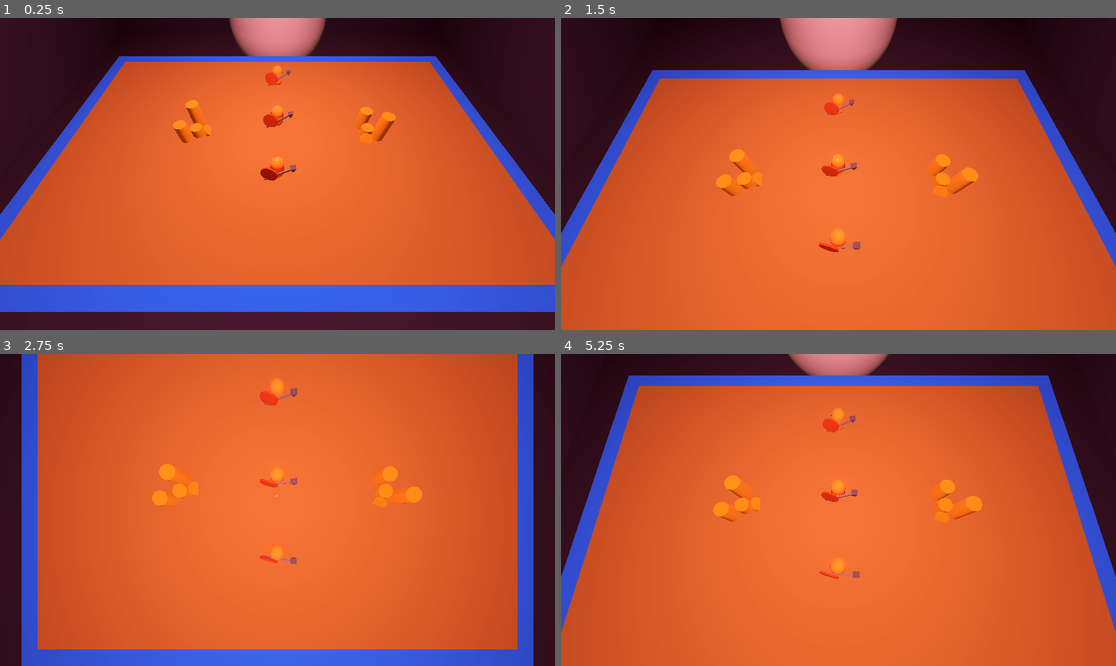
Above: before the commit, frames 1-4 (two rows, left to right).
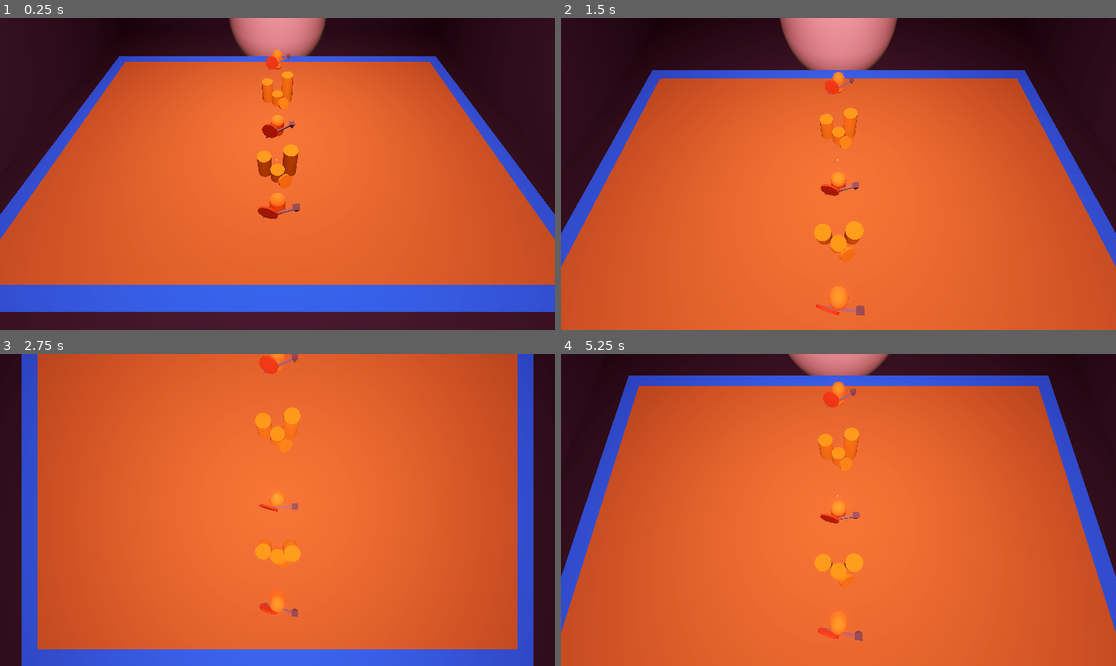
Above: after the commit, the same moments.

Repository: Bryan-Wang-105/card_game
Game: Godot game, scene res://world.tscn
The game is run twice, just before and just after one commit, with the same random seed, the same clock (stepped at 60 frames per second) and the same inputs.
Inputs (mouse positions are in pixels of both pictures, inside the frame that each line leads up to):
- Up to frame 1 (0.25 s): no input
- Up to frame 2 (1.5 s): tap Enter at 0.5 s; move the mouse to (960, 158) at 0.52 s; tap S (s) at 0.6 s; tap W (w) at 0.8, 1.35 s; move the mouse to (727, 189) at 1.27 s
- Up to frame 3 (2.75 s): tap S (s) at 1.55 s; tap Space at 2 s; move the mouse to (333, 441) at 2.02 s; click (333, 441) at 2.1 s; tap W (w) at 2.3 s
- Up to frame 4 (5.25 s): move the mouse to (810, 572) at 2.77 s; right-click (810, 572) at 2.85 s; tap S (s) at 3.05, 3.6, 4.55 s; move the mouse to (1005, 556) at 3.52 s; tap W (w) at 3.8 s; tap Enter at 4.25 s; move the mouse to (672, 463) at 4.27 s; tap Mouse wheel down (scroll_down) at 4.35 s; tap Space at 5 s; move the mouse to (866, 510) at 5.02 s; hold Mouse wheel up (scroll_up) from 5.03 s (still down)

The runs differ from the first frame. In frame 1, 2.9% of the frame differs, in the area x 31-72%, y 10-65%; in frame 2, 3.4%, in the area x 27-76%, y 17-96%; in frame 3, 2.8%; in frame 4, 3.2%.

Commit message:
Added mesh spawning based on conditions and placement onto designated spots

Diff:
--- /dev/null
+++ b/MapManager.gd
@@ -0,0 +1,131 @@
+extends StaticBody3D
+
+@onready var starting_point: Node3D = $"Starting point"
+
+var path_to_combat = "res://3D_art/CombatEvent/CombatEvent.tscn"
+var path_to_shop = "res://3D_art/ShopEvent/ShopEvent.tscn"
+var available_nodes = []
+
+var layers := 5
+var nodes_per_layer := [5, 3, 4, 3, 1]  # Number of nodes per layer
+var nodes := []  # Array to store nodes
+var paths := []  # Array to store paths (connections between nodes)
+
+# Called when the node enters the scene tree for the first time.
+func _ready() -> void:
+	place_events()
+	#generate_nodes_and_paths()
+
+func place_events():
+	var toSpawnCombat = load(path_to_combat)
+	var toSpawnShop = load(path_to_shop)
+	var scene_instance
+	var start_node = get_node("Starting point")
+	var node_pos
+
+	for i in range(5):
+		node_pos = start_node.get_child(i)
+
+		if i % 2 == 0:
+			# Create an instance of the combat
+			scene_instance = toSpawnCombat.instantiate()
+		else:
+			# Create an instance of the shop
+			scene_instance = toSpawnShop.instantiate()
+
+		print(node_pos)
+		print(node_pos.position)
+		# Set the position of the new instance to the position of the specified node
+		scene_instance.position = node_pos.position
+		scene_instance.position.y = node_pos.position.y + .15
+
+		# Add the instance to the current scene
+		add_child(scene_instance)
+
+		# Reset node pos
+		node_pos = get_node("Starting point")
+
+# Generates the nodes and paths as arrays
+func generate_nodes_and_paths():
+	for layer_index in range(layers):
+		var current_layer_nodes := []
+
+		# Generate nodes for each layer (store their unique IDs)
+		for node_index in range(nodes_per_layer[layer_index]):
+			current_layer_nodes.append("Node_%d_%d" % [layer_index, node_index])
+
+		nodes.append(current_layer_nodes)
+
+		# Connect the nodes from the previous layer to the current layer
+		if layer_index > 0:
+			connect_nodes_without_intersections(nodes[layer_index - 1], current_layer_nodes)
+
+	print("Nodes: ", nodes)
+	print("Paths: ", paths)
+
+	available_nodes = nodes[0]
+
+# Ensures nodes are connected without intersections
+func connect_nodes_without_intersections(previous_layer: Array, current_layer: Array):
+	var previous_size = previous_layer.size()
+	var current_size = current_layer.size()
+
+	for i in range(previous_size):
+		# Map the node in the previous layer to an index range in the current layer
+		var start_index = int(floor(float(i) * current_size / previous_size))
+		var end_index = int(ceil(float(i + 1) * current_size / previous_size)) - 1
+
+		# Ensure no overlapping connections, connect to nodes within the calculated range
+		for j in range(start_index, end_index + 1):
+			if j < current_size:
+				paths.append([previous_layer[i], current_layer[j]])
+				break  # Ensure at least one connection
+
+	# Optionally, add additional connections without crossing existing ones
+	for i in range(previous_size):
+		var start_index := int(floor(float(i) * current_size / previous_size))
+		var end_index := int(ceil(float(i + 1) * current_size / previous_size)) - 1
+
+		if current_size > 1:
+			for j in range(start_index + 1, end_index + 1):
+				if j < current_size and !is_path_exists(previous_layer[i], current_layer[j]):
+					paths.append([previous_layer[i], current_layer[j]])
+
+# Checks if a path between two nodes already exists
+func is_path_exists(node_a: String, node_b: String) -> bool:
+	for path in paths:
+		if path[0] == node_a and path[1] == node_b:
+			return true
+	return false
+
+func get_available_nodes():
+	print("AVAILABLE NODES")
+	print(available_nodes)
+	return available_nodes
+
+func clear_map():
+	var index = 0
+
+	for child in get_children():
+		if index == 0:
+			pass
+		else:
+			child.visible = false
+			child.disabled = true
+		index += 1
+
+func restore_map():
+	var index = 0
+
+	for child in get_children():
+		if index == 0:
+			pass
+		else:
+			child.visible = true
+			child.disabled = false
+		index += 1
+
+	update_available_nodes()
+
+func update_available_nodes():
+	available_nodes[0] += 1
--- a/map.tscn
+++ b/MapManager.tscn
@@ -1,8 +1,8 @@
 [gd_scene load_steps=7 format=3 uid="uid://bd7vo3klebdfh"]
 
-[ext_resource type="Script" path="res://map.gd" id="1_lus7j"]
-[ext_resource type="PackedScene" uid="uid://8svsqy8tlfqk" path="res://3D_art/CombatEvent/CombatEvent.tscn" id="2_lyc5i"]
-[ext_resource type="PackedScene" uid="uid://evrr3eu16wif" path="res://3D_art/ShopEvent/ShopEvent.tscn" id="3_atvfp"]
+[ext_resource type="Script" path="res://MapManager.gd" id="1_dya81"]
+[ext_resource type="PackedScene" uid="uid://8svsqy8tlfqk" path="res://3D_art/CombatEvent/CombatEvent.tscn" id="2_pawlb"]
+[ext_resource type="PackedScene" uid="uid://evrr3eu16wif" path="res://3D_art/ShopEvent/ShopEvent.tscn" id="3_4iwto"]
 
 [sub_resource type="ConcavePolygonShape3D" id="ConcavePolygonShape3D_w7hrv"]
 data = PackedVector3Array(-1.4, 0.025, 0.9, 1.4, 0.025, 0.9, -1.4, -0.025, 0.9, 1.4, 0.025, 0.9, 1.4, -0.025, 0.9, -1.4 …(572 unchanged characters)…
@@ -15,7 +15,7 @@
 
 [node name="Map" type="StaticBody3D" groups=["map"]]
 collision_layer = 3
-script = ExtResource("1_lus7j")
+script = ExtResource("1_dya81")
 
 [node name="MapCollider" type="CollisionShape3D" parent="."]
 shape = SubResource("ConcavePolygonShape3D_w7hrv")
@@ -25,17 +25,39 @@
 skeleton = NodePath("")
 surface_material_override/0 = SubResource("StandardMaterial3D_7qnal")
 
-[node name="CombatEvent" parent="." instance=ExtResource("2_lyc5i")]
+[node name="CombatEvent" parent="." instance=ExtResource("2_pawlb")]
 transform = Transform3D(1, 0, 0, 0, 1, 0, 0, 0, 1, -0.00177759, 0.101623, 0.3138)
+visible = false
 
-[node name="CombatEvent2" parent="." instance=ExtResource("2_lyc5i")]
+[node name="CombatEvent2" parent="." instance=ExtResource("2_pawlb")]
 transform = Transform3D(1, 0, 0, 0, 1, 0, 0, 0, 1, -0.00177759, 0.10821, -0.0996839)
+visible = false
 
-[node name="CombatEvent3" parent="." instance=ExtResource("2_lyc5i")]
+[node name="CombatEvent3" parent="." instance=ExtResource("2_pawlb")]
 transform = Transform3D(1, 0, 0, 0, 1, 0, 0, 0, 1, -0.00177759, 0.11035, -0.558691)
+visible = false
 
-[node name="ShopEvent" parent="." instance=ExtResource("3_atvfp")]
-transform = Transform3D(0.468007, 0, 0.883725, 0, 1, 0, -0.883725, 0, 0.468007, -0.548445, 0.117126, -0.0221092)
+[node name="ShopEvent" parent="." instance=ExtResource("3_4iwto")]
+transform = Transform3D(0.468007, 0, 0.883725, 0, 1, 0, -0.883725, 0, 0.468007, -0.548445, 0.140638, -0.0221092)
+visible = false
 
-[node name="ShopEvent2" parent="." instance=ExtResource("3_atvfp")]
-transform = Transform3D(0.626087, 0, -0.779753, 0, 1, 0, 0.779753, 0, 0.626087, 0.605931, 0.117126, -0.0221092)
+[node name="ShopEvent2" parent="." instance=ExtResource("3_4iwto")]
+transform = Transform3D(0.626087, 0, -0.779753, 0, 1, 0, 0.779753, 0, 0.626087, 0.605931, 0.140069, -0.0221092)
+visible = false
+
+[node name="Starting point" type="Node3D" parent="."]
+
+[node name="1" type="Node3D" parent="Starting point"]
+transform = Transform3D(1, 0, 0, 0, 1, 0, 0, 0, 1, 0, 0, 0.560369)
+
+[node name="2" type="Node3D" parent="Starting point"]
+transform = Transform3D(1, 0, 0, 0, 1, 0, 0, 0, 1, 0, 0, 0.330977)
+
+[node name="3" type="Node3D" parent="Starting point"]
+transform = Transform3D(1, 0, 0, 0, 1, 0, 0, 0, 1, 0, 0, 0.0323687)
+
+[node name="4" type="Node3D" parent="Starting point"]
+transform = Transform3D(1, 0, 0, 0, 1, 0, 0, 0, 1, 0, 0, -0.328442)
+
+[node name="5" type="Node3D" parent="Starting point"]
+transform = Transform3D(1, 0, 0, 0, 1, 0, 0, 0, 1, 0, 0, -0.711285)
--- a/RoomManager.tscn
+++ b/RoomManager.tscn
@@ -2,7 +2,7 @@
 
 [ext_resource type="Script" path="res://ManagerScripts/RoomManager.gd" id="1_0tmj5"]
 [ext_resource type="PackedScene" uid="uid://b2ctxrbeltat2" path="res://battlefield.tscn" id="1_1hipy"]
-[ext_resource type="PackedScene" uid="uid://bd7vo3klebdfh" path="res://map.tscn" id="3_v6ixw"]
+[ext_resource type="PackedScene" uid="uid://bd7vo3klebdfh" path="res://MapManager.tscn" id="3_sjxh4"]
 
 [sub_resource type="ProceduralSkyMaterial" id="ProceduralSkyMaterial_tgrl2"]
 sky_top_color = Color(0, 0.0509804, 0.133333, 1)
@@ -177,7 +177,7 @@
 [node name="Battlefield" parent="." instance=ExtResource("1_1hipy")]
 transform = Transform3D(1, 0, 0, 0, 1, 0, 0, 0, 1, 0, 0.372082, 0)
 
-[node name="Map" parent="." instance=ExtResource("3_v6ixw")]
+[node name="Map" parent="." instance=ExtResource("3_sjxh4")]
 transform = Transform3D(1, 0, 0, 0, 1, 0, 0, 0, 1, 0, 0.497848, 0)
 
 [node name="AnimationPlayer" type="AnimationPlayer" parent="."]
--- a/map.gd
+++ /dev/null
@@ -1,44 +0,0 @@
-extends StaticBody3D
-
-var available_nodes = []
-
-# Called when the node enters the scene tree for the first time.
-func _ready() -> void:
-	available_nodes = [1]
-	pass # Replace with function body.
-
-# Called every frame. 'delta' is the elapsed time since the previous frame.
-func _process(delta: float) -> void:
-	pass
-
-func get_available_nodes():
-	print("AVAILABLE NODES")
-	print(available_nodes)
-	return available_nodes
-
-func clear_map():
-	var index = 0
-
-	for child in get_children():
-		if index == 0:
-			pass
-		else:
-			child.visible = false
-			child.disabled = true
-		index += 1
-
-func restore_map():
-	var index = 0
-
-	for child in get_children():
-		if index == 0:
-			pass
-		else:
-			child.visible = true
-			child.disabled = false
-		index += 1
-
-	update_available_nodes()
-
-func update_available_nodes():
-	available_nodes[0] += 1
